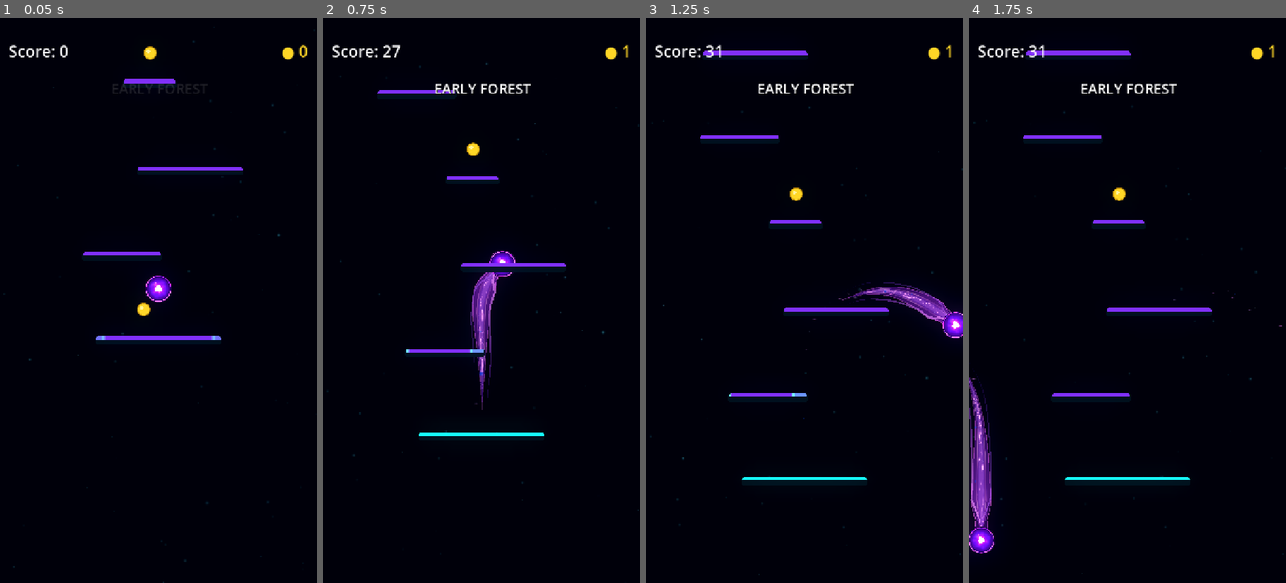
Above: before the commit, frames 1-4 (left to right).
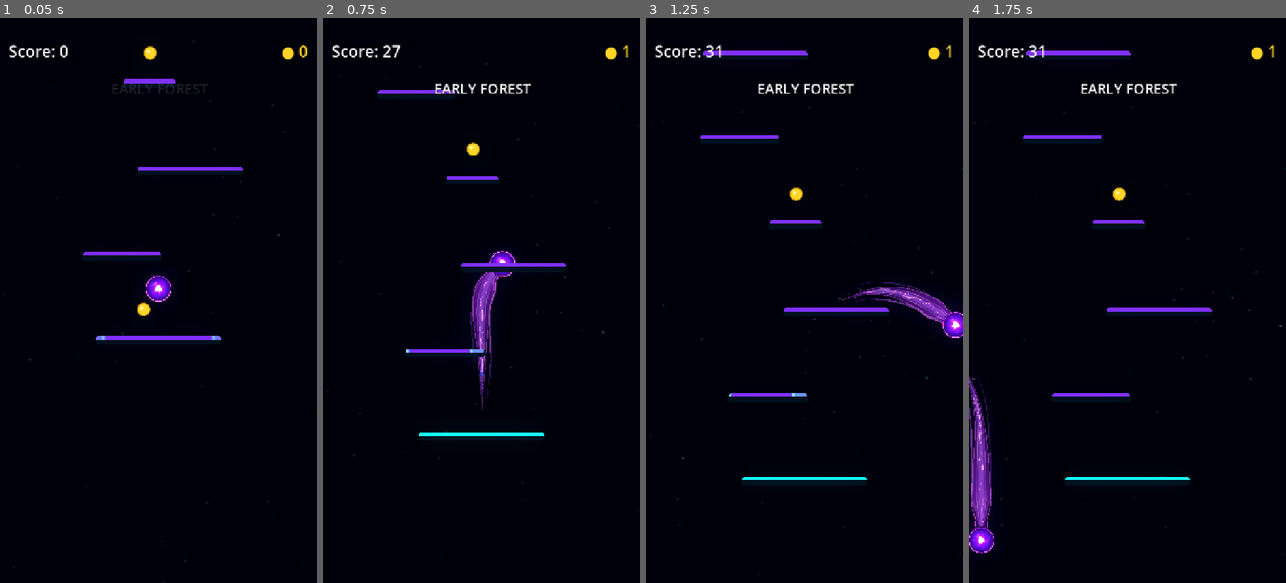
Above: after the commit, the same moments.

Repository: Kryodo/TowerJump
Game: Godot game, scene res://scenes/main.tscn
Same seed, same stepped clock (60 frames per second), same inputs: the game is played once before the commit and once after it.
Inputs (mouse positions are in pixels of both pictures, inside the frame that each line leads up to):
- Up to frame 1 (0.05 s): no input
- Up to frame 2 (0.75 s): move the mouse to (551, 272) at 0.52 s; hold Right (ui_right) from 0.53 s (still down); click (551, 272) at 0.67 s
- Up to frame 3 (1.25 s): keep holding Right (ui_right)
- Up to frame 4 (1.75 s): release Right (ui_right) at 1.25 s; drag from (1064, 328) to (1117, 193) at 1.27 s

Frame 1 is identical in both runs. In frame 2, less than 0.1% of the frame differs, in the area x 46-55%, y 45-59%; in frame 3, less than 0.1%; in frame 4, less than 0.1%, in the area x 0-8%, y 68-90%.

Commit message:
Fade wisp origins in cleanly and soften their tips

Diff:
--- a/scenes/ball.tscn
+++ b/scenes/ball.tscn
@@ -41,12 +41,12 @@
 point_count = 7
 
 [sub_resource type="Gradient" id="Gradient_wisp_left"]
-offsets = PackedFloat32Array(0, 0.24, 0.68, 0.90, 1)
-colors = PackedColorArray(1, 1, 1, 0.84, 1, 1, 1, 0.63, 1, 1, 1, 0.40, 1, 1, 1, 0.18, 1, 1, 1, 0)
+offsets = PackedFloat32Array(0, 0.10, 0.24, 0.58, 0.82, 0.95, 1)
+colors = PackedColorArray(1, 1, 1, 0, 1, 1, 1, 0.08, 1, 1, 1, 0.38, 1, 1, 1, 0.56, 1, 1, 1, 0.34, 1, 1, 1, 0.10, 1, 1, 1, 0)
 
 [sub_resource type="Gradient" id="Gradient_wisp_right"]
-offsets = PackedFloat32Array(0, 0.22, 0.64, 0.88, 1)
-colors = PackedColorArray(1, 1, 1, 0.70, 1, 1, 1, 0.52, 1, 1, 1, 0.30, 1, 1, 1, 0.12, 1, 1, 1, 0)
+offsets = PackedFloat32Array(0, 0.12, 0.28, 0.60, 0.82, 0.94, 1)
+colors = PackedColorArray(1, 1, 1, 0, 1, 1, 1, 0.05, 1, 1, 1, 0.28, 1, 1, 1, 0.47, 1, 1, 1, 0.30, 1, 1, 1, 0.08, 1, 1, 1, 0)
 
 [sub_resource type="ShaderMaterial" id="ShaderMaterial_eew57"]
 shader = ExtResource("3_eew57")
